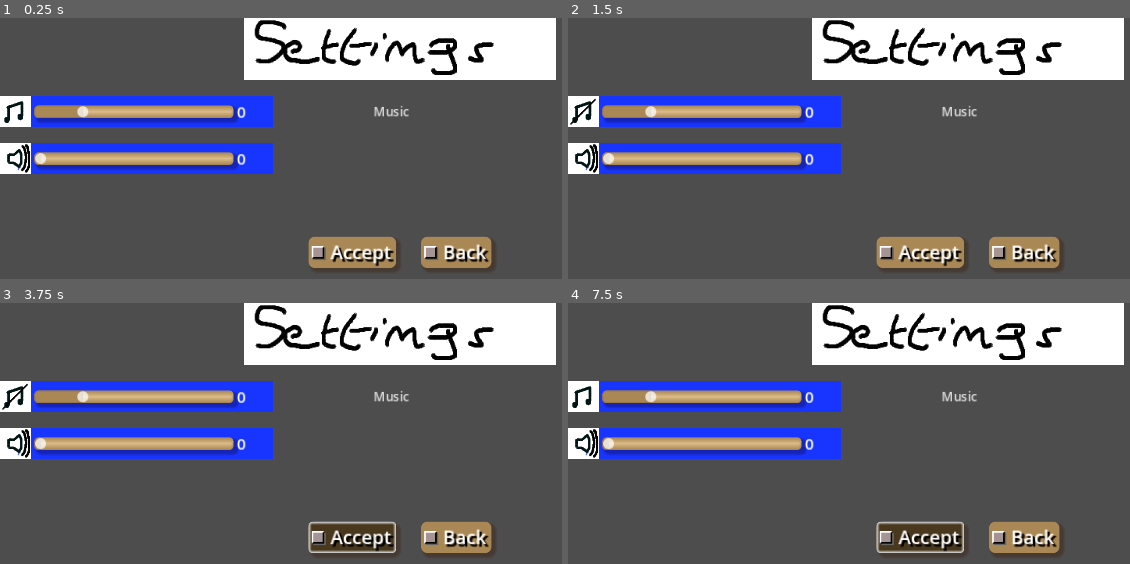
Above: before the commit, frames 1-4 (two rows, left to right).
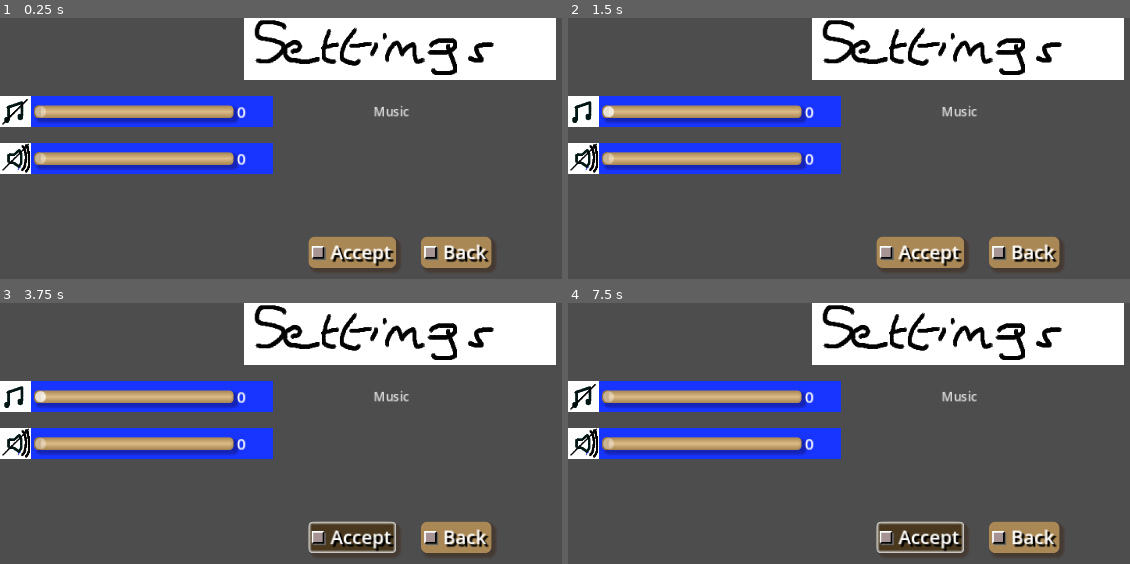
Above: after the commit, the same moments.

Repository: Infini-Creation/Ishid-O-Matic_Reborn
Game: Godot game, scene res://Scenes/SettingsMenu/Controls.tscn
The game is run twice, just before and just after one commit, with the same random seed, the same clock (stepped at 60 frames per second) and the same inputs. This scene is started directly instead of the project's main scene.
Inputs (mouse positions are in pixels of both pictures, inside the frame that each line leads up to):
- Up to frame 1 (0.25 s): no input
- Up to frame 2 (1.5 s): click (584, 111) at 0.52 s; click (573, 205) at 1.25 s
- Up to frame 3 (3.75 s): click (5, 490) at 2 s; click (11, 490) at 2.75 s; click (354, 537) at 3.52 s
- Up to frame 4 (7.5 s): click (584, 396) at 4.27 s; click (573, 490) at 5 s; click (573, 490) at 5.75 s; click (579, 490) at 6.5 s; click (922, 537) at 7.27 s

The runs differ from the first frame. In frame 1, 0.4% of the frame differs, in the area x 0-16%, y 31-59%; in frame 2, 0.4%; in frame 3, 0.4%; in frame 4, 0.4%.
Error in both runs: Invalid type in function 'connect' in base 'PopupMenu'. Cannot convert argument 2 from Object to Callable. (res://Scripts/Menus/MainMenuButtons.gd:9)

Commit message:
Settings item improved
sound and music button + volume

Diff:
--- a/project/Scenes/SettingsMenu/settings_music_volume.tscn
+++ b/project/Scenes/SettingsMenu/settings_music_volume.tscn
@@ -1,9 +1,8 @@
-[gd_scene load_steps=8 format=3 uid="uid://b1y0ceoptlyy8"]
+[gd_scene load_steps=7 format=3 uid="uid://b1y0ceoptlyy8"]
 
 [ext_resource type="Script" path="res://Scripts/Menus/settings_music_volume.gd" id="1_1k4l1"]
 [ext_resource type="Theme" uid="uid://0js83h3tu5ft" path="res://ishido-base.tres" id="1_qhv2s"]
 [ext_resource type="Texture2D" uid="uid://dmma2bje76kym" path="res://Arts/Gfx/Icons/settings-music-icon.png" id="3_77t1i"]
-[ext_resource type="Script" path="res://Scripts/Menus/Settings_volume.gd" id="4_2ufaq"]
 [ext_resource type="Texture2D" uid="uid://b5r7qirm0jrya" path="res://Arts/Gfx/Icons/ishido-settings-music-disabled-icon.png" id="4_a670l"]
 
 [sub_resource type="SystemFont" id="SystemFont_lxape"]
@@ -82,7 +81,6 @@
 theme_override_font_sizes/font_size = 20
 text = "100"
 horizontal_alignment = 1
-script = ExtResource("4_2ufaq")
 
 [connection signal="toggled" from="HBoxContainer/TextureButton" to="." method="_on_texture_button_toggled"]
-[connection signal="value_changed" from="HBoxContainer/HSlider" to="HBoxContainer/Volume Value" method="_on_h_slider_value_changed"]
+[connection signal="value_changed" from="HBoxContainer/HSlider" to="." method="_on_h_slider_value_changed"]
--- a/project/Scenes/SettingsMenu/settings_sound_volume.tscn
+++ b/project/Scenes/SettingsMenu/settings_sound_volume.tscn
@@ -1,10 +1,9 @@
-[gd_scene load_steps=7 format=3 uid="uid://c8srptvs1yge6"]
+[gd_scene load_steps=6 format=3 uid="uid://c8srptvs1yge6"]
 
 [ext_resource type="Texture2D" uid="uid://c7lkxtg5gnbvw" path="res://Arts/Gfx/Icons/settings-sounds-icon.png" id="1_scebq"]
 [ext_resource type="Script" path="res://Scripts/Menus/settings_sound_volume.gd" id="1_tp5td"]
 [ext_resource type="Theme" uid="uid://0js83h3tu5ft" path="res://ishido-base.tres" id="2_ril1x"]
 [ext_resource type="Texture2D" uid="uid://8lufgt6u5dy0" path="res://Arts/Gfx/Icons/ishido-settings-sounds-disabled-icon.png" id="4_3peag"]
-[ext_resource type="Script" path="res://Scripts/Menus/Settings_volume.gd" id="4_ykm2y"]
 
 [sub_resource type="SystemFont" id="SystemFont_tuk2c"]
 subpixel_positioning = 0
@@ -64,7 +63,6 @@
 theme_override_font_sizes/font_size = 20
 text = "100"
 horizontal_alignment = 1
-script = ExtResource("4_ykm2y")
 
 [connection signal="toggled" from="HBoxContainer/TextureButton" to="." method="_on_texture_button_toggled"]
-[connection signal="value_changed" from="HBoxContainer/HSlider" to="HBoxContainer/Volume Value" method="_on_h_slider_value_changed"]
+[connection signal="value_changed" from="HBoxContainer/HSlider" to="." method="_on_h_slider_value_changed"]
--- a/project/Scripts/Menus/settings_music_volume.gd
+++ b/project/Scripts/Menus/settings_music_volume.gd
@@ -1,8 +1,36 @@
 extends Control
 
 # use global to adjust volume and/or enable/disable music
+@onready var VolumeValue = $"HBoxContainer/Volume Value"
+
+var music_volume : int
+var music_enabled : bool
+
+signal settings_updated(int, bool)
+
+func _ready():
+	#init from settings, here fake sample data for testing
+	#music_volume = 60
+	#music_enabled = true
+
+	$HBoxContainer/HSlider.value = music_volume
+	$HBoxContainer/TextureButton.button_pressed = !music_enabled
+
+	VolumeValue.text = str($HBoxContainer/HSlider.value)
+
+
+func load_settings(updated_music_volume : int, updated_music_enabled : bool) -> void:
+	if updated_music_volume >= 0 and updated_music_volume <= 100:
+		music_volume = updated_music_volume
+	music_enabled = updated_music_enabled
 
 
 func _on_texture_button_toggled(button_pressed):
 	print("butt press="+str(button_pressed))
+	$HBoxContainer/HSlider.editable = !button_pressed
 	#bp=true = music disabled, false = enabled
+	settings_updated.emit(music_volume, !button_pressed)
+
+func _on_h_slider_value_changed(value):
+	VolumeValue.text = str(value)
+	settings_updated.emit(value, music_enabled)
--- a/project/Scripts/Menus/settings_sound_volume.gd
+++ b/project/Scripts/Menus/settings_sound_volume.gd
@@ -1,7 +1,37 @@
 extends Control
 
-# use global to adjust volume and/or enable/disable music
+# use global to adjust volume and/or enable/disable sound
+@onready var VolumeValue = $"HBoxContainer/Volume Value"
+
+var sound_volume : int
+var sound_enabled : bool
+
+signal settings_updated(int, bool)
+
+func _ready():
+	#init from settings, here fake sample data for testing
+	#sound_volume = 12
+	#sound_enabled = false
+
+	$HBoxContainer/HSlider.value = sound_volume
+	$HBoxContainer/TextureButton.button_pressed = !sound_enabled
+
+	VolumeValue.text = str($HBoxContainer/HSlider.value)
+
+
+func load_settings(updated_sound_volume : int, updated_sound_enabled : bool) -> void:
+	if updated_sound_volume >= 0 and updated_sound_volume <= 100:
+		sound_volume = updated_sound_volume
+	sound_enabled = updated_sound_enabled
+
 
 
 func _on_texture_button_toggled(button_pressed):
-	pass # Replace with function body.
+	print("butt press="+str(button_pressed))
+	$HBoxContainer/HSlider.editable = !button_pressed
+	#bp=true = sound disabled, false = enabled !!=> depend on initial state !!
+	settings_updated.emit(sound_volume, !button_pressed)
+
+func _on_h_slider_value_changed(value):
+	VolumeValue.text = str(value)
+	settings_updated.emit(value, sound_enabled)
